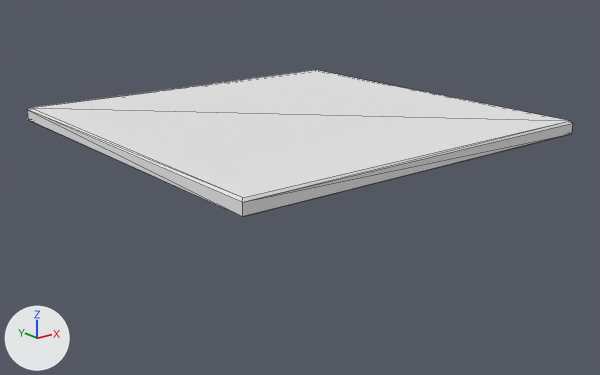
An edit to the OBJ model res/models/table.obj, drawn before and after from the same camera.
Both versions are drawn from a 50 mm camera at (-64.8, -82.9, 23.0) aimed at (0.2, -1.7, -9.6). Every picture has the same lights, and +X, +Y and +Z are marked at lower left. Mesh edges are drawn as thin lines. Where no turn or scale is listed for an object, it has been applied to the vertices.

Objects in the first picture: 'table'.
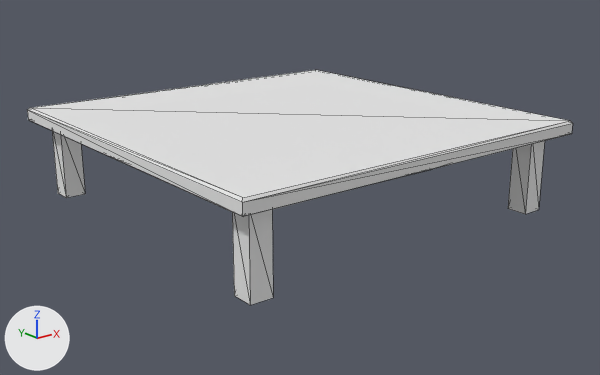
Location of each change, (x1, y1, x2, y2) in pixels of the pictures (600 x 375 px):
'table', reshaped (59% taller)
    before: (27, 70, 573, 217)
    after: (27, 70, 573, 305)
part 1 of me_table, built on
    before: (36, 123, 569, 217)
    after: (36, 123, 569, 305)

Patch to the scene script:
```diff
--- a/res/models/table.obj.py
+++ b/res/models/table.obj.py
@@ me_table @@
 # used by ob_table; location = (0.0, 0.0, 0.0)
-me_table.from_pydata(...)  # 16 vertices, 28 faces; spans x -25.0..25.0, y -25.0..25.0, z -1.8..0.0
+me_table.from_pydata(...)  # 53 vertices, 102 faces; spans x -25.0..25.0, y -25.0..25.0, z -11.8..0.0
+# me_table part 1
+# 10 faces are deleted
+# 21 vertices are added at x -24.8..24.8, y -24.8..24.8, z -11.8..-1.8
+# 16 new vertices lie (2.8, 0.0, 0.0) away from vertices in x -22.8..20.0, y -22.8..22.8, z -11.8..-1.8
+# 84 new faces join them
 me_table.materials.append(mat_material_001)
```
